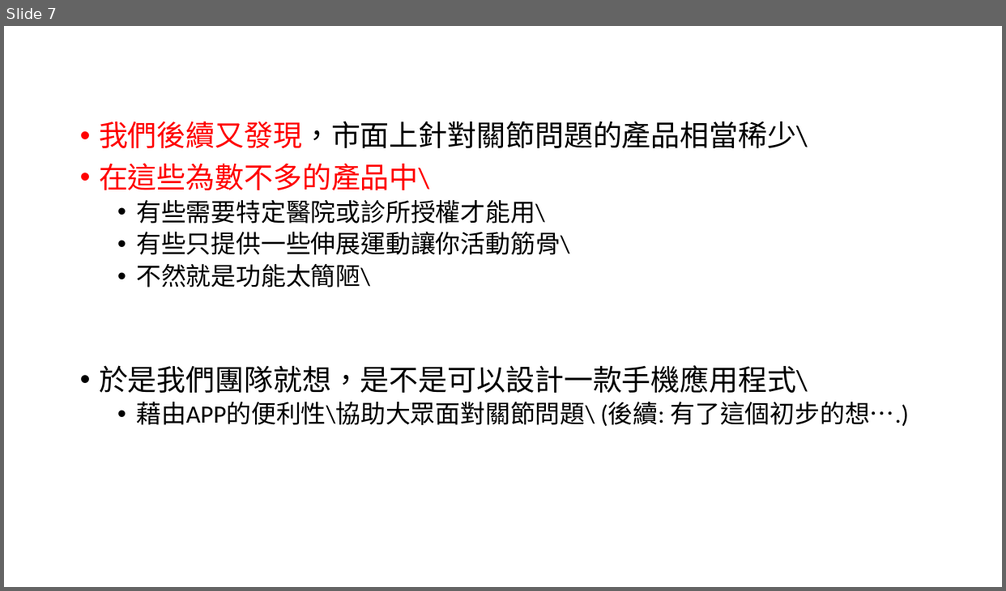
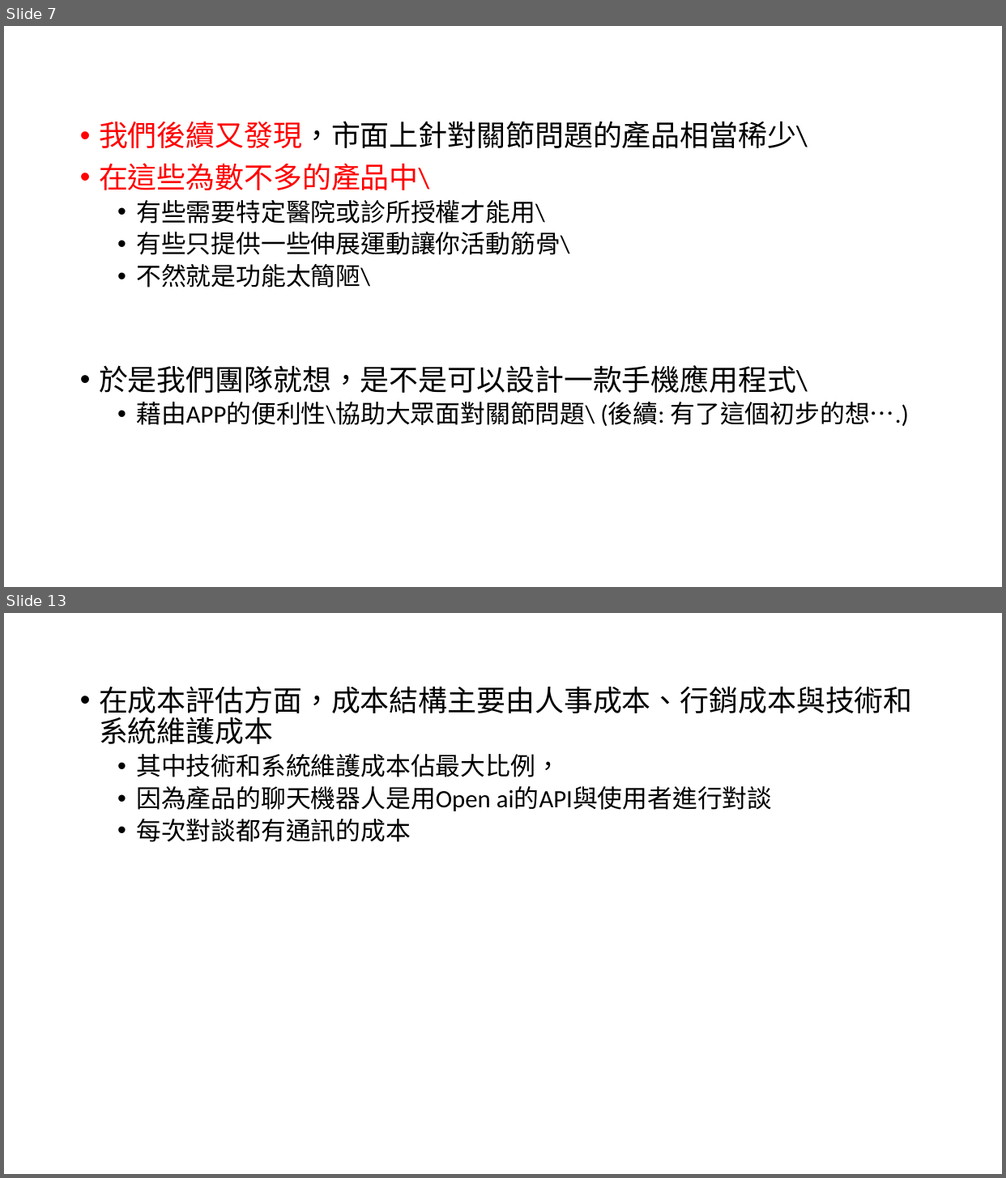
Before and after one commit to michaelchen1225/-, a slide deck: 整合/報告/要點.pptx. Shown one above the other, each under a label of ours: slide 7 before the commit, slides 7 and 13 after it; the slides between them are not shown. The pictures are 1006x591 and 1006x1178 pixels, drawn with LibreOffice and Linux fonts; fonts in the diff are those of the drawing. Boxes give left, top, right and bottom in pixels: in the first picture for what was removed or moved away, otherwise in the second. Text is boxed around its words. In the diff, an @@ line names an element or a change of style, - is before the commit and + after.

```diff
--- a/整合/報告/要點.pptx
+++ b/整合/報告/要點.pptx
@@ slide 13 added at (4, 613, 1002, 1174), background #FFFFFF @@
@@ text added at (99, 686, 913, 842), 24 pt, text #000000 @@
+• 在成本評估方面，成本結構主要由人事成本、行銷成本與技術和系統維護成本
+  • 其中技術和系統維護成本佔最大比例，
+  • 因為產品的聊天機器人是用Open ai的API與使用者進行對談
+  • 每次對談都有通訊的成本
```
Also in this commit, not shown: 4 slides changed, 2 other slides added, 2 other files.
